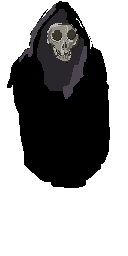
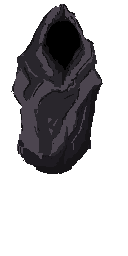
Revision of a layered (128, 256) image; what changed, layer by layer:
hid "Skeleton", moved it above "Old Man", painted on it over <box>7,1,110,188</box>
added layer "CLOTHES1-Long Robe" above "Layer 2" over <box>7,1,110,188</box>
hid "Layer 2", painted on it over <box>7,1,110,188</box>
